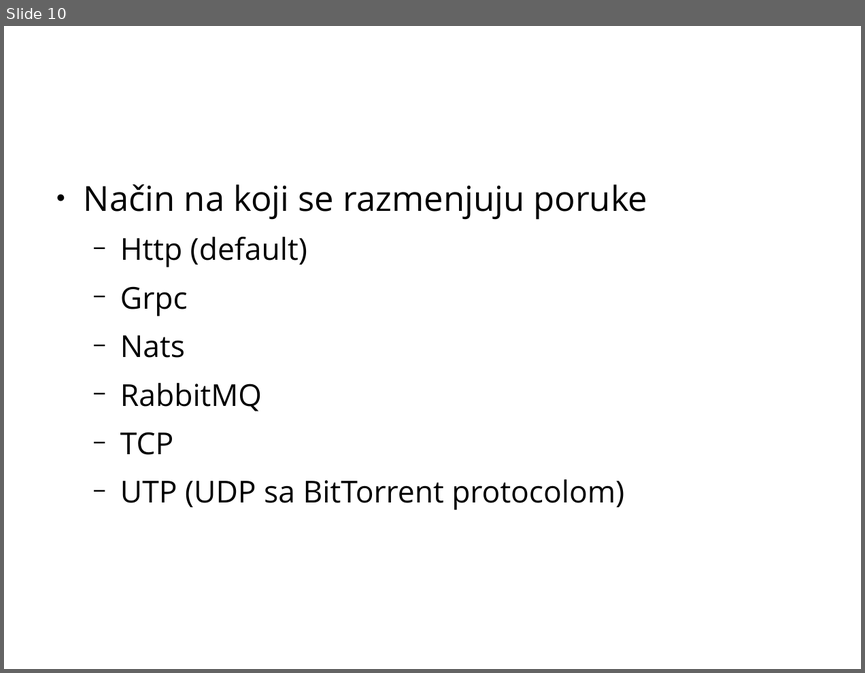
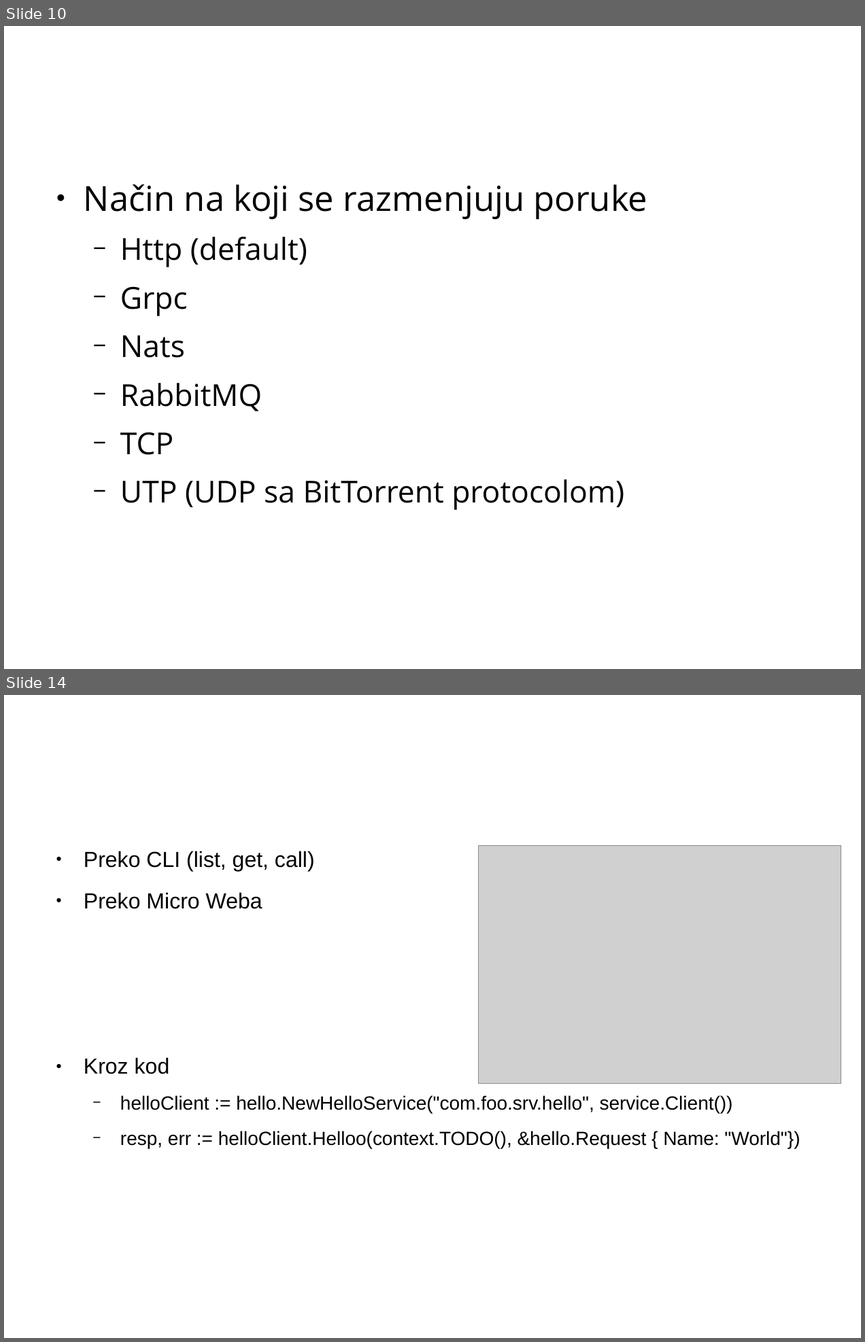
Before and after one commit to CommName/Go-micro-DemoApp, a slide deck: GoMicroUvod.pptx. Shown one above the other, each under a label of ours: slide 10 before the commit, slides 10 and 14 after it; the slides between them are not shown. The pictures are 865x673 and 865x1342 pixels, drawn with LibreOffice and Linux fonts; fonts in the diff are those of the drawing; grey boxes stand for pictures; background and template pictures are left out. Boxes give left, top, right and bottom in pixels: in the first picture for what was removed or moved away, otherwise in the second. Text is boxed around its words. In the diff, an @@ line names an element or a change of style, - is before the commit and + after.

Commit message:
Hello world micro service

```diff
--- a/GoMicroUvod.pptx
+++ b/GoMicroUvod.pptx
@@ slide 14 added at (4,695,861,1338), background picture (left out) @@
@@ text added at (47,721,818,828), 44 pt, text #FFFFFF, italic @@
+Poziv servisa
@@ text added at (84,851,800,1149), 17.6 pt, text #000000 @@
+● Preko CLI (list, get, call)
+● Preko Micro Weba
+● Kroz kod
+  − helloClient := hello.NewHelloService("com.foo.srv.hello", service.Client())
+  − resp, err := helloClient.Helloo(context.TODO(), &hello.Request { Name: "World"})
@@ picture added at (478,845,840,1084) @@
```
Also in this commit, not shown: 3 slides changed, 2 other slides added, 3 other files.
